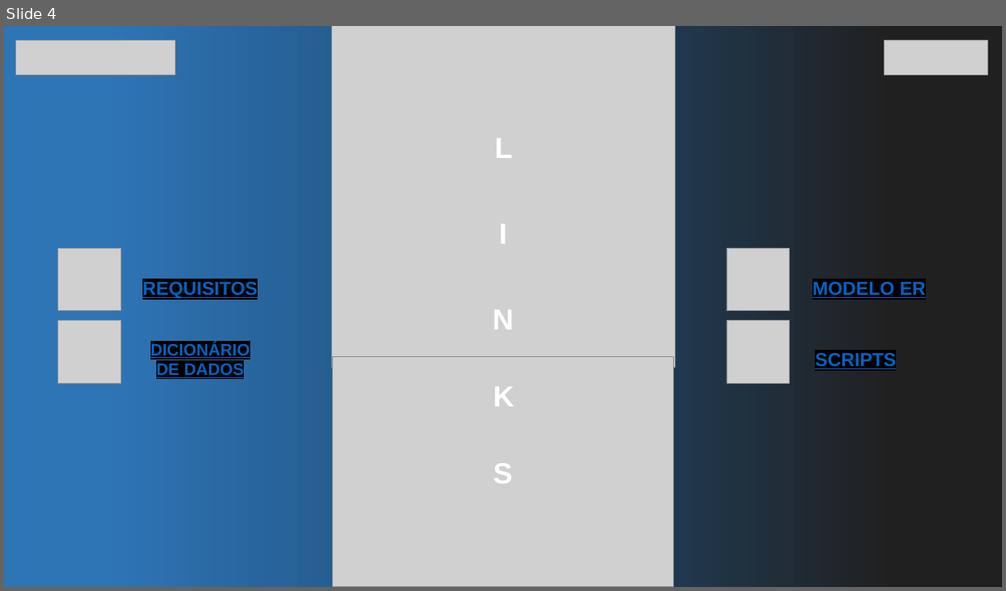
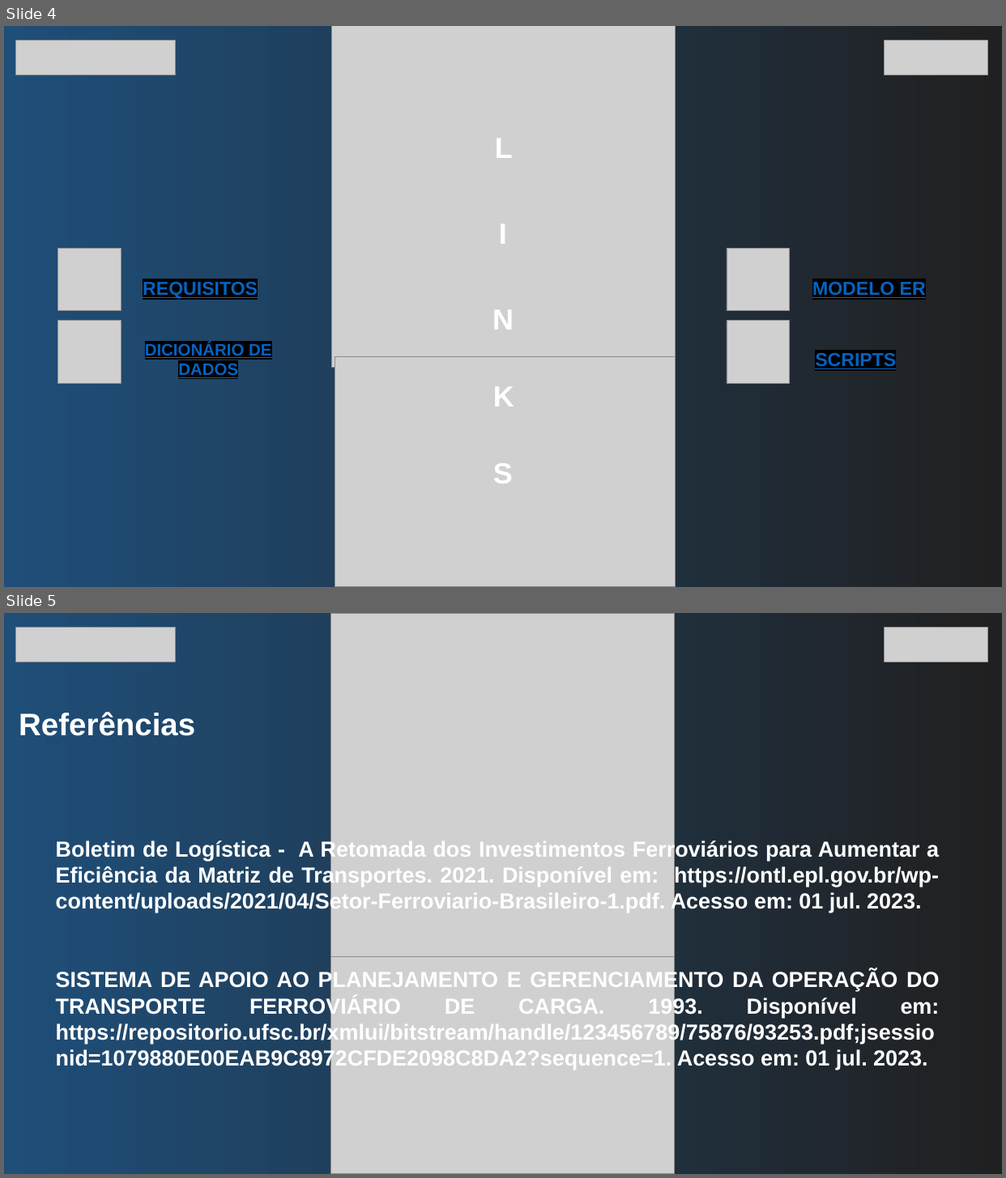
Before and after one commit to joaopaludo/RailWise, a slide deck: docs/Apresentação.pptx. Shown one above the other, each under a label of ours: slide 4 before the commit, slides 4 and 5 after it. The pictures are 1006x591 and 1006x1178 pixels, drawn with LibreOffice and Linux fonts; fonts in the diff are those of the drawing; grey boxes stand for pictures. Boxes give left, top, right and bottom in pixels: in the first picture for what was removed or moved away, otherwise in the second. Text is boxed around its words. In the diff, an @@ line names an element or a change of style, - is before the commit and + after.

```diff
--- a/docs/Apresentação.pptx
+++ b/docs/Apresentação.pptx
@@ slide 5 added at (4, 613, 1002, 1174), background #FFFFFF @@
@@ rectangle added at (4, 613, 1002, 1174), fill gradient #1F4E79 to #202020 @@
@@ picture added at (15, 628, 176, 662) @@
@@ picture added at (331, 613, 675, 956) @@
@@ picture added at (884, 628, 987, 662) @@
@@ text added at (19, 712, 195, 736), 30 pt, text #FFFFFF, bold @@
+Referências
@@ text added at (56, 840, 940, 1070), 21 pt, text #FFFFFF, bold @@
+Boletim de Logística - A Retomada dos Investimentos Ferroviários para Aumentar a Eficiência da Matriz de Transportes. 2021. Disponível em: https://ontl.epl.gov.br/wp-content/uploads/2021/04/Setor-Ferroviario-Brasileiro-1.pdf. Acesso em: 01 jul. 2023.
+SISTEMA DE APOIO AO PLANEJAMENTO E GERENCIAMENTO DA OPERAÇÃO DO TRANSPORTE FERROVIÁRIO DE CARGA. 1993. Disponível em: https://repositorio.ufsc.br/xmlui/bitstream/handle/123456789/75876/93253.pdf;jsessionid=1079880E00EAB9C8972CFDE2098C8DA2?sequence=1. Acesso em: 01 jul. 2023.
@@ picture added at (331, 948, 675, 1174) @@
@@ slide 4 changed as well @@
@@ rectangle at (4, 26, 1002, 587): fill gradient #2E75B6 to #1F4E79 to #202020 to gradient #1F4E79 to #202020 @@
@@ text "DICIONÁRIO DE DADOS" rewrapped from (151, 343, 250, 378) to (145, 343, 271, 378) @@
```
Also in this commit, not shown: 4 other slides changed.
